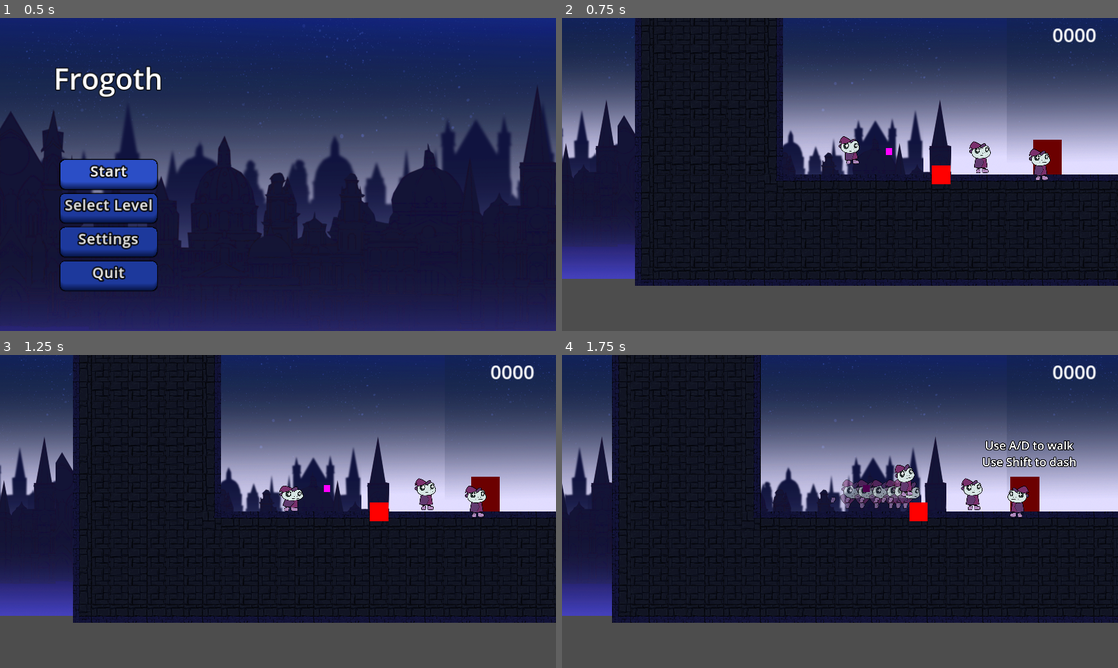
Above: before the commit, frames 1-4 (two rows, left to right).
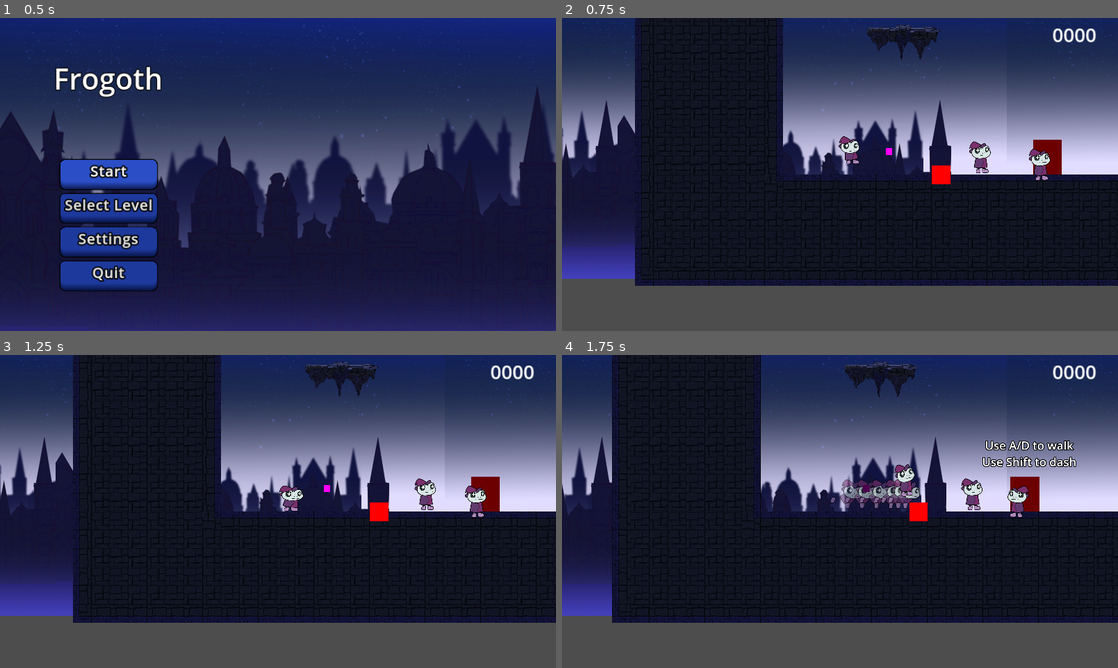
Above: after the commit, the same moments.

Repository: DerBrotDoktor/Frogoth
Game: Godot game, scene res://scenes/main/main.tscn
Two runs of this game, one before a commit and one after it. Both use one fixed random seed, a clock stepped at 60 frames per second and the inputs below.
Inputs:
- Up to frame 1 (0.5 s): no input
- Up to frame 2 (0.75 s): click "Start" at 0.5 s
- Up to frame 3 (1.25 s): no input
- Up to frame 4 (1.75 s): hold D (right) from 1.28 s (still down); tap Shift (dash) at 1.35 s; tap Space (jump) at 1.52 s

Frame 1 is identical in both runs. In frame 2, 0.7% of the frame differs, in the area x 54-68%, y 2-14%; in frame 3, 0.7%; in frame 4, 0.7%, in the area x 50-64%, y 2-14%.

Commit message:
Added: Falling platform Added: platform group

Diff:
--- a/scenes/enviroment/platforms/big/platform_big_1.tscn
+++ b/scenes/enviroment/platforms/big/platform_big_1.tscn
@@ -5,7 +5,7 @@
 [sub_resource type="RectangleShape2D" id="RectangleShape2D_24uek"]
 size = Vector2(491, 20)
 
-[node name="PlatformBig1" type="StaticBody2D"]
+[node name="PlatformBig1" type="StaticBody2D" groups=["platform"]]
 
 [node name="Sprite" type="Sprite2D" parent="."]
 texture = ExtResource("1_sw7ba")
--- a/scenes/enviroment/platforms/big/platform_big_2.tscn
+++ b/scenes/enviroment/platforms/big/platform_big_2.tscn
@@ -5,7 +5,7 @@
 [sub_resource type="RectangleShape2D" id="RectangleShape2D_pjrnq"]
 size = Vector2(683, 20)
 
-[node name="PlatformBig2" type="StaticBody2D"]
+[node name="PlatformBig2" type="StaticBody2D" groups=["platform"]]
 
 [node name="Sprite2D" type="Sprite2D" parent="."]
 texture = ExtResource("1_p1nev")
--- a/scenes/enviroment/platforms/big/platform_big_3.tscn
+++ b/scenes/enviroment/platforms/big/platform_big_3.tscn
@@ -5,7 +5,7 @@
 [sub_resource type="RectangleShape2D" id="RectangleShape2D_n02pu"]
 size = Vector2(279, 10)
 
-[node name="PlatformBig3" type="StaticBody2D"]
+[node name="PlatformBig3" type="StaticBody2D" groups=["platform"]]
 
 [node name="Sprite2D" type="Sprite2D" parent="."]
 texture = ExtResource("1_oin5c")
--- a/scenes/enviroment/platforms/small/platform_small_1.tscn
+++ b/scenes/enviroment/platforms/small/platform_small_1.tscn
@@ -5,7 +5,7 @@
 [sub_resource type="RectangleShape2D" id="RectangleShape2D_854cw"]
 size = Vector2(106, 8)
 
-[node name="PlatformSmall1" type="StaticBody2D"]
+[node name="PlatformSmall1" type="StaticBody2D" groups=["platform"]]
 
 [node name="Sprite2D" type="Sprite2D" parent="."]
 texture = ExtResource("1_skveq")
--- a/scenes/enviroment/platforms/small/platform_small_2.tscn
+++ b/scenes/enviroment/platforms/small/platform_small_2.tscn
@@ -5,7 +5,7 @@
 [sub_resource type="RectangleShape2D" id="RectangleShape2D_62v18"]
 size = Vector2(116, 4)
 
-[node name="PlatformSmall2" type="StaticBody2D"]
+[node name="PlatformSmall2" type="StaticBody2D" groups=["platform"]]
 
 [node name="Sprite2D" type="Sprite2D" parent="."]
 position = Vector2(0, -2)
--- a/scenes/enviroment/platforms/small/platform_small_3.tscn
+++ b/scenes/enviroment/platforms/small/platform_small_3.tscn
@@ -5,7 +5,7 @@
 [sub_resource type="RectangleShape2D" id="RectangleShape2D_feqyu"]
 size = Vector2(171, 6)
 
-[node name="PlatformSmall3" type="StaticBody2D"]
+[node name="PlatformSmall3" type="StaticBody2D" groups=["platform"]]
 
 [node name="Sprite2D" type="Sprite2D" parent="."]
 texture = ExtResource("1_jefd8")
--- /dev/null
+++ b/scenes/enviroment/platforms/special/falling_platform.gd
@@ -0,0 +1,48 @@
+extends Node2D
+
+@export var speed = 15.0
+
+var is_falling
+var platform
+var start_position
+
+func _ready():
+	platform =  find_child("Platform")
+
+func _physics_process(delta):
+	if is_falling:
+		position.y = position.y + speed
+
+func start_fall():
+	$AnimationPlayer.play("fall_preperation")
+	$AnimationTimer.start()
+
+func fall():
+	if platform:
+		is_falling = true
+		platform.process_mode = PROCESS_MODE_DISABLED
+		start_position = position
+
+func stop_fall():
+	is_falling = false
+	$RespawnTimer.start()
+	pass
+
+func respawn():
+	visible = false
+	position = start_position
+	$AnimationPlayer.play("respawn")
+	visible = true
+	await  $AnimationPlayer.animation_finished
+	platform.process_mode = PROCESS_MODE_INHERIT
+
+func _on_animation_timer_timeout():
+	$AnimationPlayer.stop()
+	fall()
+
+func _on_respawn_timer_timeout():
+	respawn()
+
+func _on_trigger_area_area_entered(area):
+	if area.is_in_group("dead_zone"):
+		stop_fall()
--- /dev/null
+++ b/scenes/enviroment/platforms/special/falling_platform.tscn
@@ -0,0 +1,129 @@
+[gd_scene load_steps=9 format=3 uid="uid://dm6yss7w4ixcq"]
+
+[ext_resource type="Script" path="res://scenes/enviroment/platforms/special/falling_platform.gd" id="1_6e0rx"]
+[ext_resource type="PackedScene" uid="uid://dgcv5ildkajr8" path="res://scenes/enviroment/platforms/big/platform_big_1.tscn" id="2_lwx3i"]
+
+[sub_resource type="Animation" id="Animation_b7ipr"]
+resource_name = "fall_preperation"
+length = 0.4
+loop_mode = 1
+tracks/0/type = "value"
+tracks/0/imported = false
+tracks/0/enabled = true
+tracks/0/path = NodePath("..:rotation")
+tracks/0/interp = 1
+tracks/0/loop_wrap = true
+tracks/0/keys = {
+"times": PackedFloat32Array(0, 0.1, 0.2, 0.3, 0.4),
+"transitions": PackedFloat32Array(1, 1, 1, 1, 1),
+"update": 0,
+"values": [0.0, 0.0261799, 0.0, -0.0261799, 0.0]
+}
+
+[sub_resource type="Animation" id="Animation_vard7"]
+length = 0.001
+tracks/0/type = "value"
+tracks/0/imported = false
+tracks/0/enabled = true
+tracks/0/path = NodePath("..:rotation")
+tracks/0/interp = 1
+tracks/0/loop_wrap = true
+tracks/0/keys = {
+"times": PackedFloat32Array(0),
+"transitions": PackedFloat32Array(1),
+"update": 0,
+"values": [0.0]
+}
+tracks/1/type = "value"
+tracks/1/imported = false
+tracks/1/enabled = true
+tracks/1/path = NodePath("..:modulate")
+tracks/1/interp = 1
+tracks/1/loop_wrap = true
+tracks/1/keys = {
+"times": PackedFloat32Array(0),
+"transitions": PackedFloat32Array(1),
+"update": 0,
+"values": [Color(1, 1, 1, 1)]
+}
+tracks/2/type = "value"
+tracks/2/imported = false
+tracks/2/enabled = true
+tracks/2/path = NodePath("..:scale")
+tracks/2/interp = 1
+tracks/2/loop_wrap = true
+tracks/2/keys = {
+"times": PackedFloat32Array(0),
+"transitions": PackedFloat32Array(1),
+"update": 0,
+"values": [Vector2(1, 1)]
+}
+
+[sub_resource type="Animation" id="Animation_35itu"]
+resource_name = "respawn"
+tracks/0/type = "value"
+tracks/0/imported = false
+tracks/0/enabled = true
+tracks/0/path = NodePath("..:modulate")
+tracks/0/interp = 1
+tracks/0/loop_wrap = true
+tracks/0/keys = {
+"times": PackedFloat32Array(0, 0.5, 1),
+"transitions": PackedFloat32Array(1, 2.63902, 1.56917),
+"update": 0,
+"values": [Color(1, 1, 1, 0.305882), Color(1, 1, 1, 0.764706), Color(1, 1, 1, 1)]
+}
+tracks/1/type = "value"
+tracks/1/imported = false
+tracks/1/enabled = true
+tracks/1/path = NodePath("..:scale")
+tracks/1/interp = 1
+tracks/1/loop_wrap = true
+tracks/1/keys = {
+"times": PackedFloat32Array(0, 0.5, 1),
+"transitions": PackedFloat32Array(1, -4, 1),
+"update": 0,
+"values": [Vector2(0.75, 0.75), Vector2(1.15, 1.15), Vector2(1, 1)]
+}
+
+[sub_resource type="AnimationLibrary" id="AnimationLibrary_1tmda"]
+_data = {
+"RESET": SubResource("Animation_vard7"),
+"fall_preperation": SubResource("Animation_b7ipr"),
+"respawn": SubResource("Animation_35itu")
+}
+
+[sub_resource type="CircleShape2D" id="CircleShape2D_ai30g"]
+radius = 15.0
+
+[sub_resource type="RectangleShape2D" id="RectangleShape2D_vujji"]
+
+[node name="FallingPlatform" type="Node2D"]
+z_index = -1
+script = ExtResource("1_6e0rx")
+
+[node name="AnimationPlayer" type="AnimationPlayer" parent="."]
+root_node = NodePath("../AnimationTimer")
+libraries = {
+"": SubResource("AnimationLibrary_1tmda")
+}
+
+[node name="RespawnTimer" type="Timer" parent="."]
+one_shot = true
+
+[node name="AnimationTimer" type="Timer" parent="."]
+one_shot = true
+
+[node name="TriggerArea" type="Area2D" parent="."]
+
+[node name="TriggerAreaShape" type="CollisionShape2D" parent="TriggerArea"]
+shape = SubResource("CircleShape2D_ai30g")
+
+[node name="CollisionShape2D" type="CollisionShape2D" parent="."]
+shape = SubResource("RectangleShape2D_vujji")
+
+[node name="PlatformBig1" parent="." instance=ExtResource("2_lwx3i")]
+
+[connection signal="timeout" from="RespawnTimer" to="." method="_on_respawn_timer_timeout"]
+[connection signal="timeout" from="AnimationTimer" to="." method="_on_animation_timer_timeout"]
+[connection signal="area_entered" from="TriggerArea" to="." method="_on_trigger_area_area_entered"]
--- a/scenes/level/level_tutorial_1.tscn
+++ b/scenes/level/level_tutorial_1.tscn
@@ -10,6 +10,8 @@
 [ext_resource type="PackedScene" uid="uid://3j5q0ymm7o8s" path="res://scenes/enemies/enemy_single_shot.tscn" id="8_88lkp"]
 [ext_resource type="PackedScene" uid="uid://ni6wav7a3376" path="res://scenes/enviroment/spikes/spikes.tscn" id="9_f75pr"]
 [ext_resource type="PackedScene" uid="uid://jvgqmuavbsuu" path="res://scenes/enemies/enemy_multiple_shot.tscn" id="10_ygi2x"]
+[ext_resource type="PackedScene" uid="uid://dm6yss7w4ixcq" path="res://scenes/enviroment/platforms/special/falling_platform.tscn" id="11_wq06w"]
+[ext_resource type="PackedScene" uid="uid://c8qi15jdcx7eo" path="res://scenes/enviroment/platforms/small/platform_small_1.tscn" id="12_mucj8"]
 
 [sub_resource type="RectangleShape2D" id="RectangleShape2D_eauuh"]
 size = Vector2(2004, 282)
@@ -22,6 +24,9 @@
 
 [sub_resource type="RectangleShape2D" id="RectangleShape2D_daswy"]
 size = Vector2(4597, 1917)
+
+[sub_resource type="RectangleShape2D" id="RectangleShape2D_tjx48"]
+size = Vector2(16575, 19)
 
 [node name="LevelTutorail1" type="Node2D" node_paths=PackedStringArray("player_spawn_point")]
 script = ExtResource("1_72ydh")
@@ -159,6 +164,17 @@
 [node name="EnemyMultipleShot2" parent="." instance=ExtResource("10_ygi2x")]
 position = Vector2(1370, -85)
 
+[node name="DeadZone" type="Area2D" parent="." groups=["dead_zone"]]
+
+[node name="CollisionShape2D" type="CollisionShape2D" parent="DeadZone"]
+position = Vector2(6818.5, 986.5)
+shape = SubResource("RectangleShape2D_tjx48")
+
+[node name="FallingPlatform" parent="." instance=ExtResource("11_wq06w")]
+position = Vector2(436, -911)
+
+[node name="Platform" parent="FallingPlatform" instance=ExtResource("12_mucj8")]
+
 [editable path="Signs/TutorialSign"]
 [editable path="Signs/TutorialSign2"]
 [editable path="Signs/TutorialSign3"]
--- a/scenes/player/player.gd
+++ b/scenes/player/player.gd
@@ -180,13 +180,16 @@
 func _on_trigger_area_body_entered(body):
 	if body.is_in_group("bullet"):
 		take_damage(1)
-	if body.is_in_group("spikes"):
+	elif body.is_in_group("spikes"):
 		die()
+	elif body.is_in_group("platform") and is_on_floor():
+		if body.get_parent().has_method("start_fall"):
+			body.get_parent().start_fall()
 
 func dash():
 	var input_x = Input.get_action_strength("right") - Input.get_action_strength("left")
 	var input_y = Input.get_action_strength("down") - Input.get_action_strength("up")
-	velocity = Vector2(input_x * 3000.0, input_y * 3000.0)	# gern geschehen. Aber Diagonal ist zu stark in Relation
+	velocity = Vector2(input_x * 3000.0, input_y * 3000.0)
 	dash_direction = Vector2(input_x, input_y).normalized()
 	can_move = false
 	play_animation("dash")
Not shown: 1 places in scenes/level/level_tutorial_1.tscn that only renumber resources
Not shown: 1 places in scenes/main/main.tscn that only renumber resources
